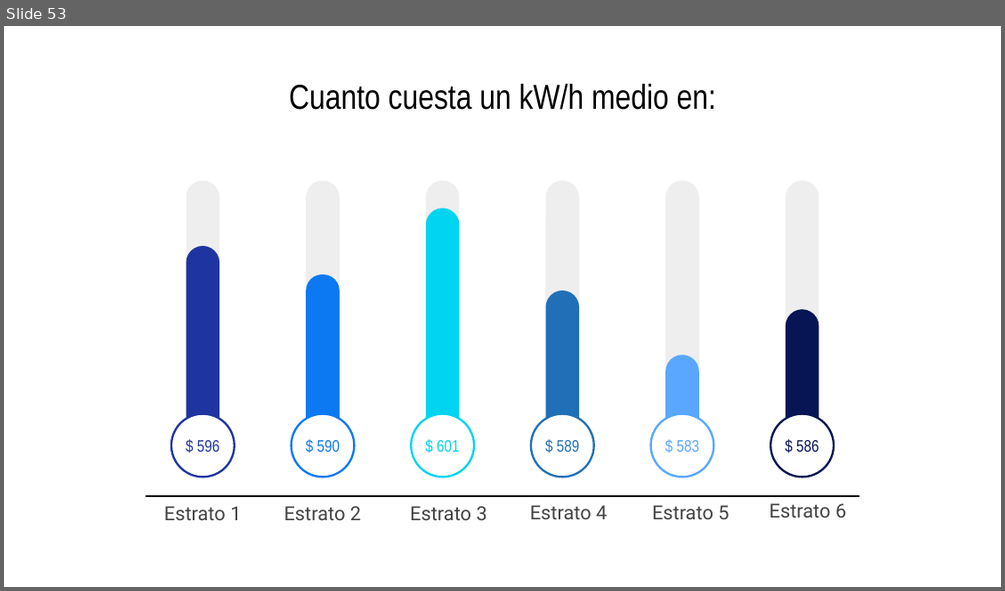
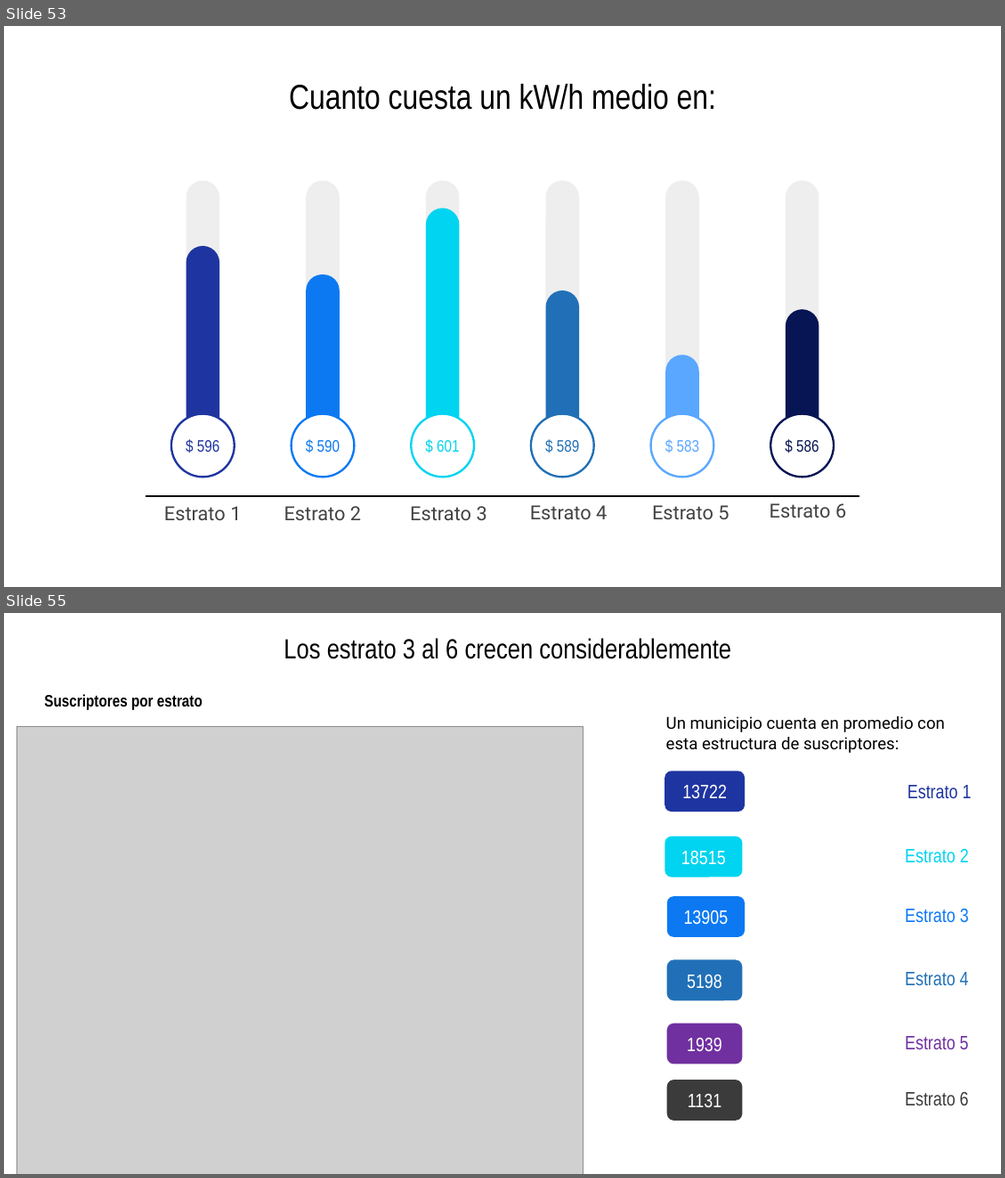
Before and after one commit to jtabordaj/research_eslatina, a slide deck: reporte_estadistico/presentacion/presentacionCategorias/presentation.pptx. Shown one above the other, each under a label of ours: slide 53 before the commit, slides 53 and 55 after it; the slides between them are not shown. The pictures are 1005x591 and 1005x1178 pixels, drawn with LibreOffice and Linux fonts; fonts in the diff are those of the drawing; grey boxes stand for pictures. Boxes give left, top, right and bottom in pixels: in the first picture for what was removed or moved away, otherwise in the second. Text is boxed around its words. In the diff, an @@ line names an element or a change of style, - is before the commit and + after.

```diff
--- a/reporte_estadistico/presentacion/presentacionCategorias/presentation.pptx
+++ b/reporte_estadistico/presentacion/presentacionCategorias/presentation.pptx
@@ slide 55 added at [4,613,1001,1174], background #FFFFFF @@
@@ title added at [283,638,731,659], 20 pt, text #000000 @@
+Los estrato 3 al 6 crecen considerablemente
@@ text added at [44,694,202,710], 12 pt, text #000000, bold @@
+Suscriptores por estrato
@@ text added at [666,716,945,753], 12 pt, text #000000 @@
+Un municipio cuenta en promedio con esta estructura de suscriptores:
@@ picture added at [17,727,583,1174] @@
@@ rounded rectangle added at [665,771,744,811], fill #1E35A1, 14 pt, text #FFFFFF @@
+13722
@@ text added at [907,785,971,799], 14 pt, text #1E35A1 @@
+Estrato 1
@@ rounded rectangle added at [665,836,743,877], fill #00D4F0, 14 pt, text #FFFFFF @@
+18515
@@ text added at [905,848,969,863], 14 pt, text #00D4F0 @@
+Estrato 2
@@ rounded rectangle added at [667,896,744,937], fill #0C79F3, 14 pt, text #FFFFFF @@
+13905
@@ text added at [905,908,969,923], 14 pt, text #0C79F3 @@
+Estrato 3
@@ rounded rectangle added at [667,960,743,1001], fill #2170B7, 14 pt, text #FFFFFF @@
+5198
@@ text added at [905,972,969,986], 14 pt, text #2170B7 @@
+Estrato 4
@@ rounded rectangle added at [667,1022,743,1063], fill #7030A0, 14 pt, text #FFFFFF @@
+1939
@@ text added at [905,1036,969,1049], 14 pt, text #7030A0 @@
+Estrato 5
@@ rounded rectangle added at [667,1079,743,1120], fill #3C3C3C, 14 pt, text #FFFFFF @@
+1131
@@ text added at [905,1092,969,1105], 14 pt, text #3C3C3C @@
+Estrato 6
```
Also in this commit, not shown: 2 slides changed, 16 other slides added, 22 other files.
